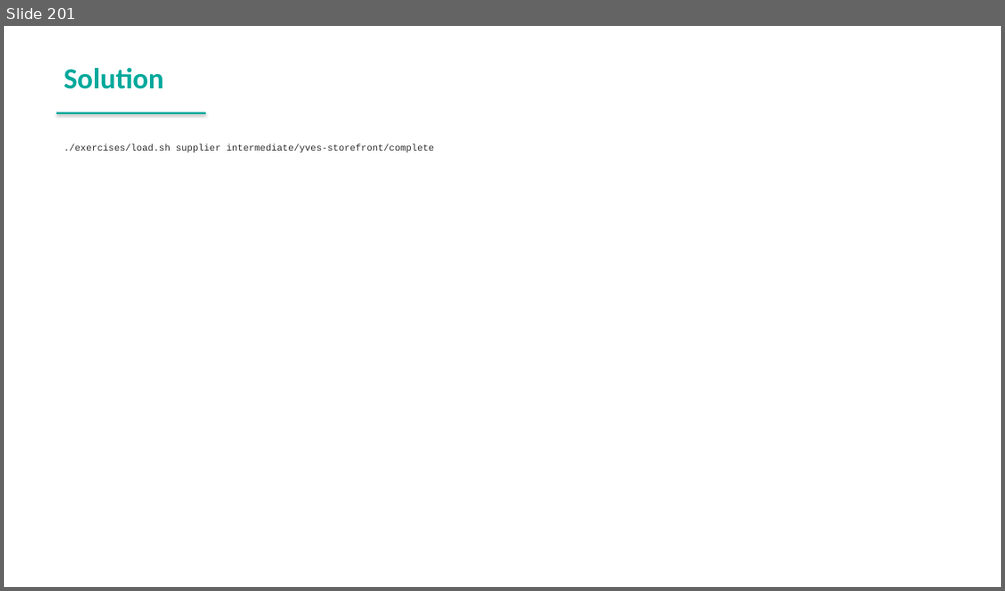
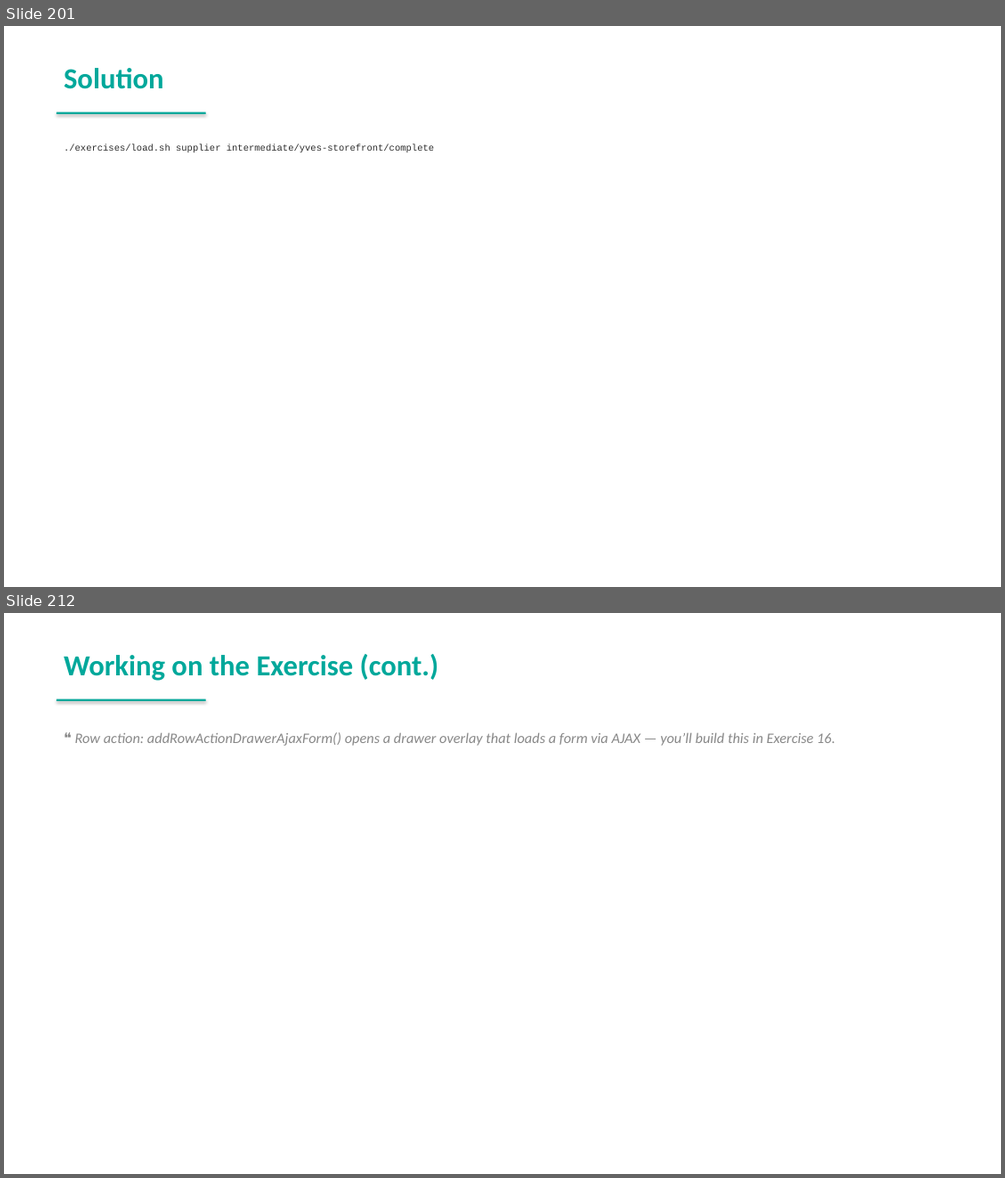
Before and after one commit to spryker-academy/instructor-exercises, a slide deck: guides-pptx/spryker-academy-professional.pptx. Shown one above the other, each under a label of ours: slide 201 before the commit, slides 201 and 212 after it; the slides between them are not shown. The pictures are 1005x591 and 1005x1178 pixels, drawn with LibreOffice and Linux fonts; fonts in the diff are those of the drawing. Boxes give left, top, right and bottom in pixels: in the first picture for what was removed or moved away, otherwise in the second. Text is boxed around its words. In the diff, an @@ line names an element or a change of style, - is before the commit and + after.

```diff
--- a/guides-pptx/spryker-academy-professional.pptx
+++ b/guides-pptx/spryker-academy-professional.pptx
@@ slide 212 added at bbox=[4, 613, 1001, 1174], background #FFFFFF @@
@@ text added at bbox=[64, 654, 439, 681], 28 pt, text #00A89B, bold @@
+Working on the Exercise (cont.)
@@ rectangle added at bbox=[57, 699, 206, 701], fill #00A89B @@
@@ text added at bbox=[75, 732, 835, 746], 14 pt, text #888888, italic @@
+❝ Row action: addRowActionDrawerAjaxForm() opens a drawer overlay that loads a form via AJAX — you’ll build this in Exercise 16.
```
Also in this commit, not shown: 2 slides changed, 45 other slides added, 14 other files.
